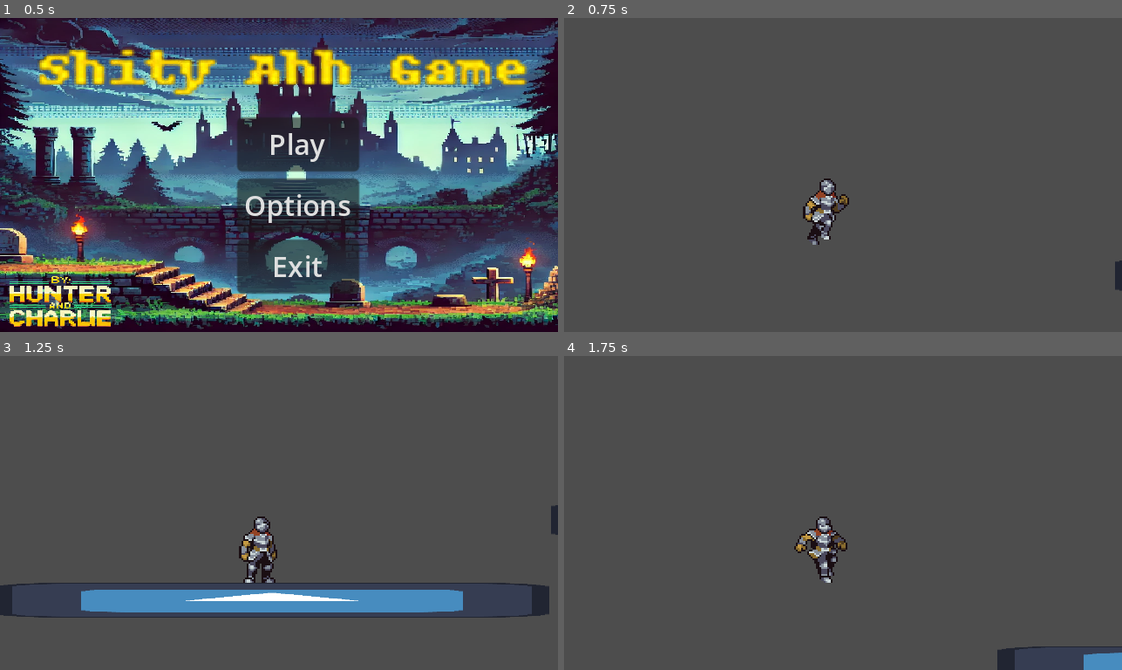
Above: before the commit, frames 1-4 (two rows, left to right).
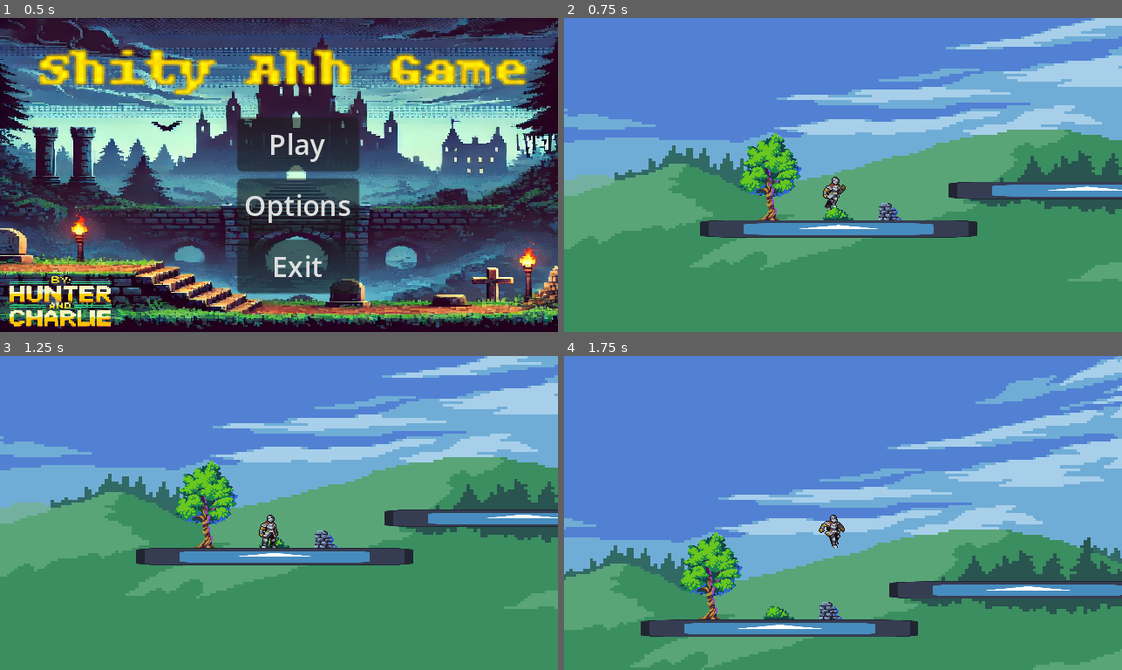
Above: after the commit, the same moments.

Repository: HunterB88/godot-4-platformer
Game: Godot game, scene res://scenes/menu.tscn
The game is run twice, just before and just after one commit, with the same random seed, the same clock (stepped at 60 frames per second) and the same inputs. The engine's default icon, where the game draws it, is replaced by a stand-in: a white triangle on a blue panel in a dark square.
Inputs (mouse positions are in pixels of both pictures, inside the frame that each line leads up to):
- Up to frame 1 (0.5 s): no input
- Up to frame 2 (0.75 s): click "Play" at 0.5 s
- Up to frame 3 (1.25 s): no input
- Up to frame 4 (1.75 s): move the mouse to (965, 497) at 1.27 s; hold D (right) from 1.28 s (still down); click (965, 497) at 1.35 s; tap Space (jump) at 1.52 s

Frame 1 is identical in both runs. In frame 2, 98% of the frame differs, in the area x 0-100%, y 0-100%; in frame 3, 98%; in frame 4, 98%.

Commit message:
added test backround and a tileset

Diff:
--- a/scenes/player.tscn
+++ b/scenes/player.tscn
@@ -1,11 +1,11 @@
 [gd_scene load_steps=15 format=3 uid="uid://cw0ih1fvc62o2"]
 
 [ext_resource type="Script" path="res://scripts/player_movement.gd" id="1_huth0"]
-[ext_resource type="Texture2D" uid="uid://td3j8sik5sev" path="res://art/_Idle.png" id="2_ssv63"]
-[ext_resource type="Texture2D" uid="uid://btoe1s24eveav" path="res://art/_Run.png" id="3_simnf"]
-[ext_resource type="Texture2D" uid="uid://lkf2yr7tjsjj" path="res://art/_Jump.png" id="4_ma83a"]
-[ext_resource type="Texture2D" uid="uid://cjukenvdg16bj" path="res://art/_Fall.png" id="5_5hm8y"]
-[ext_resource type="Texture2D" uid="uid://ch08dbn8y52x0" path="res://art/_Attack.png" id="6_5d0qo"]
+[ext_resource type="Texture2D" uid="uid://td3j8sik5sev" path="res://art/player_animations/_Idle.png" id="2_ssv63"]
+[ext_resource type="Texture2D" uid="uid://btoe1s24eveav" path="res://art/player_animations/_Run.png" id="3_simnf"]
+[ext_resource type="Texture2D" uid="uid://lkf2yr7tjsjj" path="res://art/player_animations/_Jump.png" id="4_ma83a"]
+[ext_resource type="Texture2D" uid="uid://cjukenvdg16bj" path="res://art/player_animations/_Fall.png" id="5_5hm8y"]
+[ext_resource type="Texture2D" uid="uid://ch08dbn8y52x0" path="res://art/player_animations/_Attack.png" id="6_5d0qo"]
 
 [sub_resource type="RectangleShape2D" id="RectangleShape2D_4trxa"]
 size = Vector2(21, 38)
@@ -357,6 +357,7 @@
 
 [node name="Camera2D" type="Camera2D" parent="."]
 position = Vector2(4, -40)
+zoom = Vector2(0.5, 0.5)
 
 [node name="AnimationPlayer" type="AnimationPlayer" parent="."]
 libraries = {
--- a/scenes/world.tscn
+++ b/scenes/world.tscn
@@ -1,7 +1,10 @@
-[gd_scene load_steps=4 format=3 uid="uid://bjsdlyjrin8ci"]
+[gd_scene load_steps=7 format=3 uid="uid://bjsdlyjrin8ci"]
 
 [ext_resource type="Texture2D" uid="uid://b734g8l1hciqg" path="res://art/icon.svg" id="1_g3ecf"]
 [ext_resource type="PackedScene" uid="uid://cw0ih1fvc62o2" path="res://scenes/player.tscn" id="1_n3pon"]
+[ext_resource type="Texture2D" uid="uid://evp8d03sbpgk" path="res://art/FreeCuteTileset/BG1.png" id="3_o5v5q"]
+[ext_resource type="Texture2D" uid="uid://bh1cj8hn3eu0m" path="res://art/FreeCuteTileset/BG3.png" id="3_uitx7"]
+[ext_resource type="Texture2D" uid="uid://bl5c8upo3qin0" path="res://art/FreeCuteTileset/Decors.png" id="4_3vogw"]
 
 [sub_resource type="RectangleShape2D" id="RectangleShape2D_hbwk6"]
 size = Vector2(317, 20)
@@ -9,6 +12,7 @@
 [node name="World" type="Node2D"]
 
 [node name="Platform2" type="StaticBody2D" parent="."]
+position = Vector2(-35, -40)
 
 [node name="CollisionShape2D" type="CollisionShape2D" parent="Platform2"]
 position = Vector2(480, 144)
@@ -21,7 +25,7 @@
 texture = ExtResource("1_g3ecf")
 
 [node name="Platform3" type="StaticBody2D" parent="."]
-position = Vector2(321, -39)
+position = Vector2(-632, 49)
 
 [node name="CollisionShape2D" type="CollisionShape2D" parent="Platform3"]
 position = Vector2(480, 144)
@@ -34,7 +38,7 @@
 texture = ExtResource("1_g3ecf")
 
 [node name="Platform4" type="StaticBody2D" parent="."]
-position = Vector2(641, -77)
+position = Vector2(-944, -5)
 
 [node name="CollisionShape2D" type="CollisionShape2D" parent="Platform4"]
 position = Vector2(480, 144)
@@ -47,6 +51,7 @@
 texture = ExtResource("1_g3ecf")
 
 [node name="Platform" type="StaticBody2D" parent="."]
+position = Vector2(-1, -42)
 
 [node name="CollisionShape2D" type="CollisionShape2D" parent="Platform"]
 position = Vector2(161, 190)
@@ -74,3 +79,20 @@
 
 [node name="player" parent="." instance=ExtResource("1_n3pon")]
 position = Vector2(160, 108)
+
+[node name="Bg1" type="Sprite2D" parent="."]
+z_index = -1
+position = Vector2(-8.49994, 52.5)
+scale = Vector2(3.87813, 3.04688)
+texture = ExtResource("3_uitx7")
+
+[node name="Bg2" type="Sprite2D" parent="."]
+z_index = -2
+position = Vector2(-8.49994, 52.5)
+scale = Vector2(3.87813, 3.04688)
+texture = ExtResource("3_o5v5q")
+
+[node name="Decors" type="Sprite2D" parent="."]
+z_index = -1
+position = Vector2(139, 82)
+texture = ExtResource("4_3vogw")
Binary file added: art/FreeCuteTileset/BG1.png
Not shown, changed: art/FreeCuteTileset/BG1.png.import
Binary file added: art/FreeCuteTileset/BG2.png
Not shown, changed: art/FreeCuteTileset/BG2.png.import
Binary file added: art/FreeCuteTileset/BG3.png
Not shown, added: art/FreeCuteTileset/BG3.png.import
Binary file added: art/FreeCuteTileset/Decors.png
Not shown, changed: art/FreeCuteTileset/Decors.png.import
Binary file added: art/FreeCuteTileset/ExampleTiles.png
Not shown, changed: art/FreeCuteTileset/ExampleTiles.png.import
Binary file added: art/FreeCuteTileset/Mockup2x.png
Not shown, changed: art/FreeCuteTileset/Mockup2x.png.import
(and 14 more such lines)
